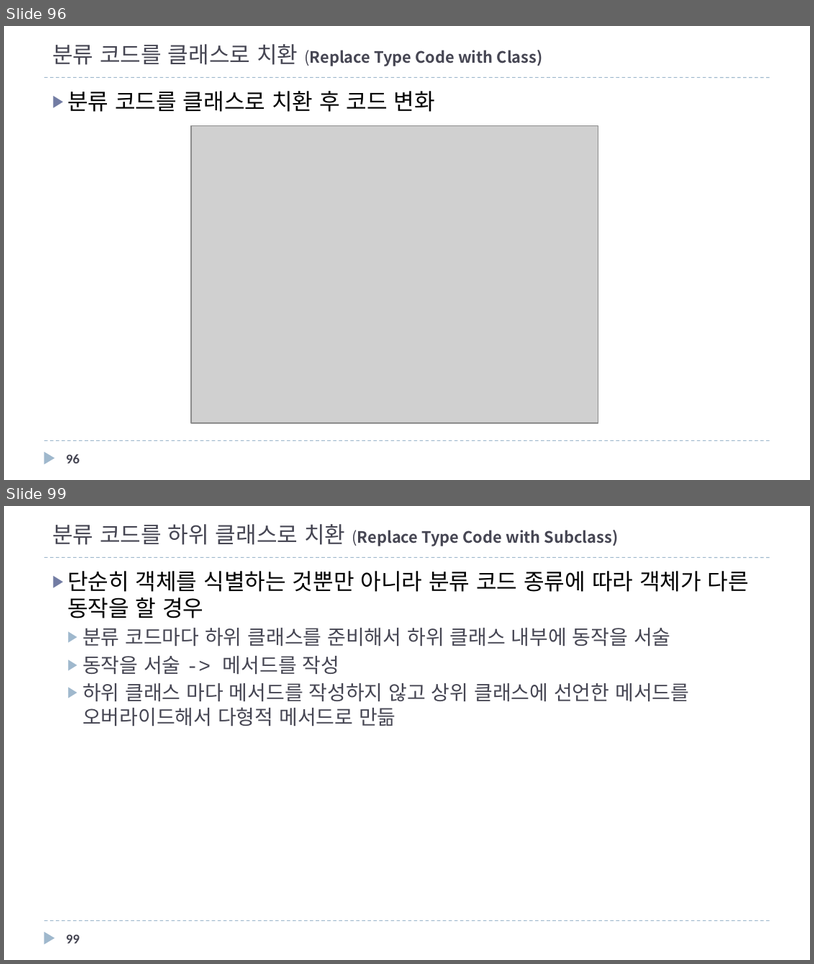
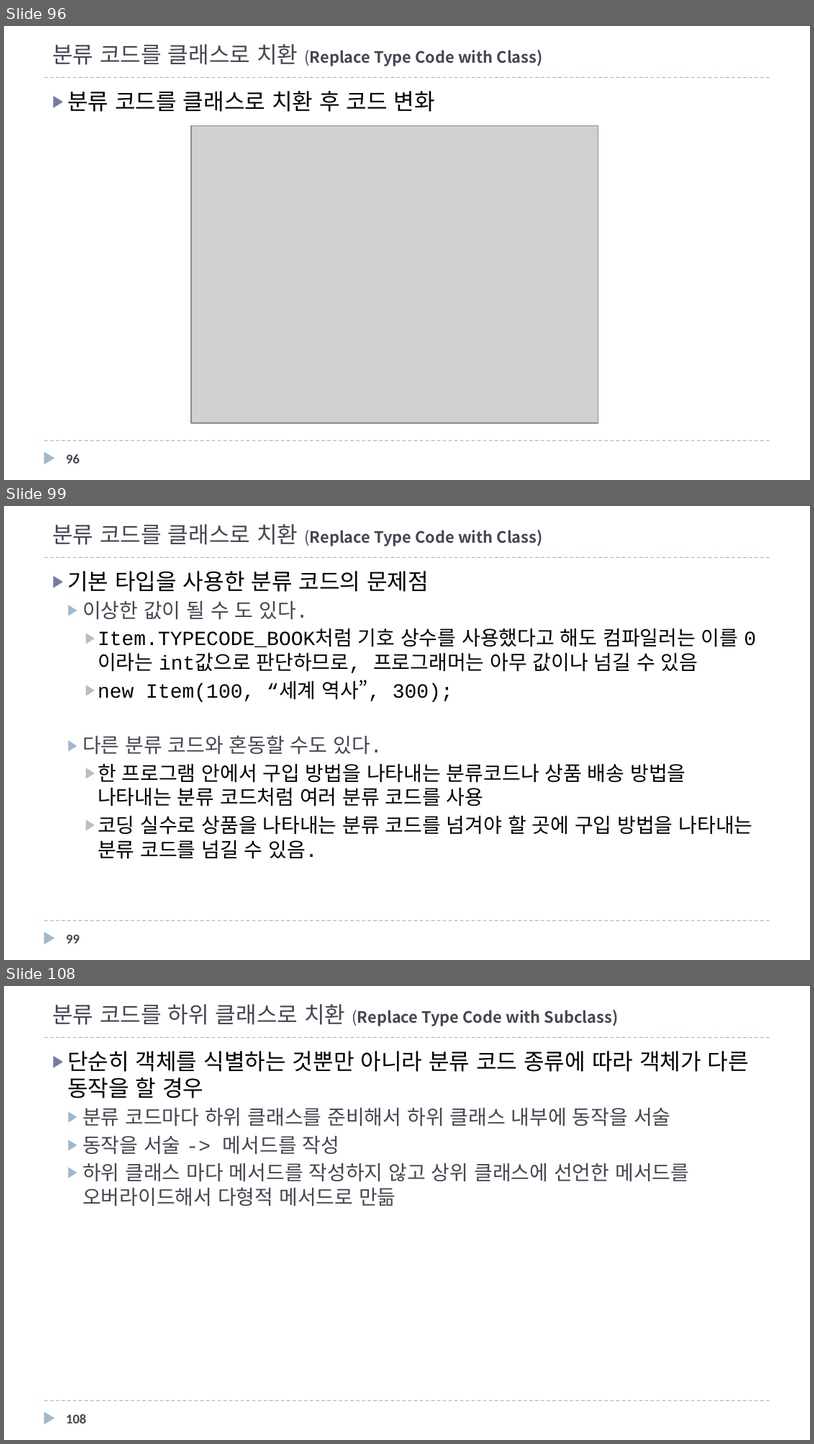
Before and after one commit to mkgungor/refactoring_java, a slide deck: ppt/자바로 배우는 리팩토링 입문3.pptx. Shown one above the other, each under a label of ours: slides 96 and 99 before the commit, slides 96, 99 and 108 after it; the slides between them are not shown. The pictures are 814x964 and 814x1444 pixels, drawn with LibreOffice and Linux fonts; fonts in the diff are those of the drawing; grey boxes stand for pictures. Boxes give left, top, right and bottom in pixels: in the first picture for what was removed or moved away, otherwise in the second. Text is boxed around its words. In the diff, an @@ line names an element or a change of style, - is before the commit and + after.

```diff
--- a/ppt/자바로 배우는 리팩토링 입문3.pptx
+++ b/ppt/자바로 배우는 리팩토링 입문3.pptx
@@ slide 99 added at bbox=[4, 506, 810, 960], background #FFFFFF; not listed: 3 template elements that a slide beside it also shows @@
@@ title added at bbox=[52, 524, 543, 546], 14 pt, text #464653, bold @@
+분류 코드를 클래스로 치환 (Replace Type Code with Class)
@@ text added at bbox=[67, 571, 753, 859], 18 pt, text #000000 @@
+▶ 기본 타입을 사용한 분류 코드의 문제점
+  ▶ 이상한 값이 될 수 도 있다.
+    ▶ Item.TYPECODE_BOOK처럼 기호 상수를 사용했다고 해도 컴파일러는 이를 0이라는 int값으로 판단하므로, 프로그래머는 아무 값이나 넘길 수 있음
+    ▶ new Item(100, “세계 역사”, 300);
+  ▶ 다른 분류 코드와 혼동할 수도 있다.
+    ▶ 한 프로그램 안에서 구입 방법을 나타내는 분류코드나 상품 배송 방법을 나타내는 분류 코드처럼 여러 분류 코드를 사용
+    ▶ 코딩 실수로 상품을 나타내는 분류 코드를 넘겨야 할 곳에 구입 방법을 나타내는 분류 코드를 넘길 수 있음.
@@ page number added at bbox=[66, 934, 80, 943], 12 pt, text #464653, bold @@
+99
@@ what was slide 99 is now slide 108 @@
@@ page number at bbox=[66, 1414, 86, 1423]: text changed @@
-99
+108
```
Also in this commit, not shown: 6 slides changed, 30 other slides added, 16 other files.
